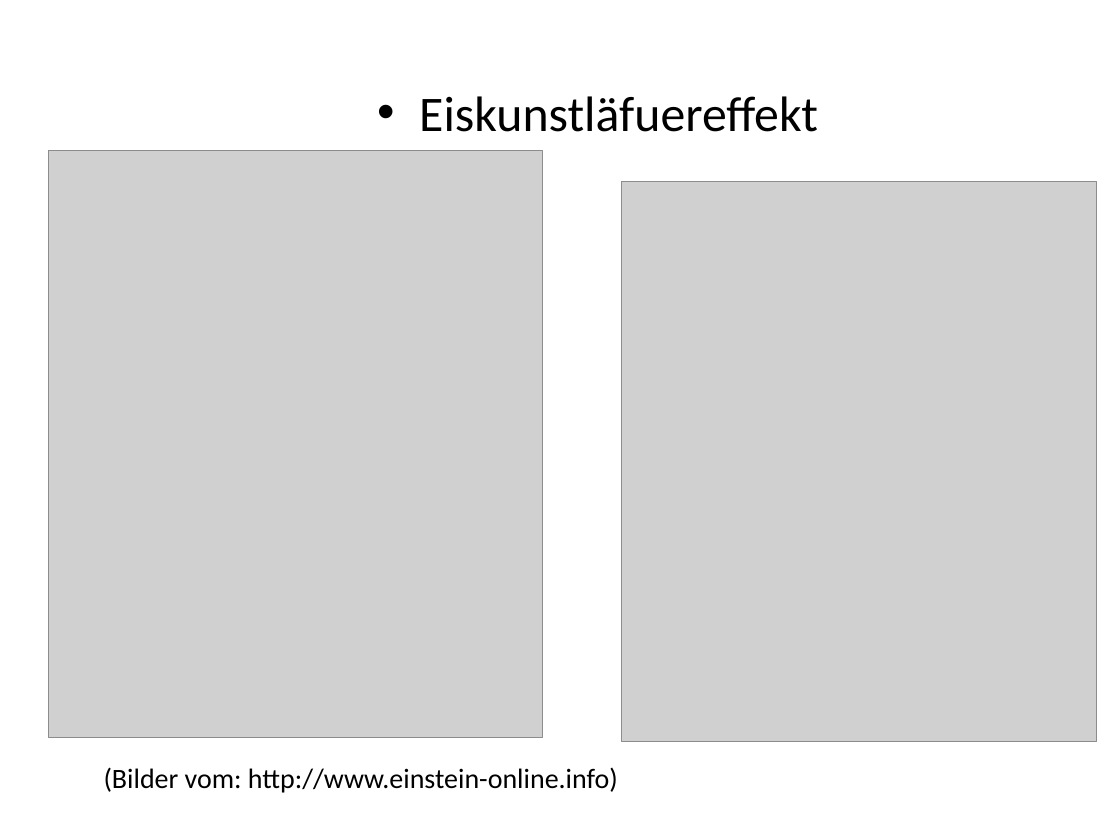
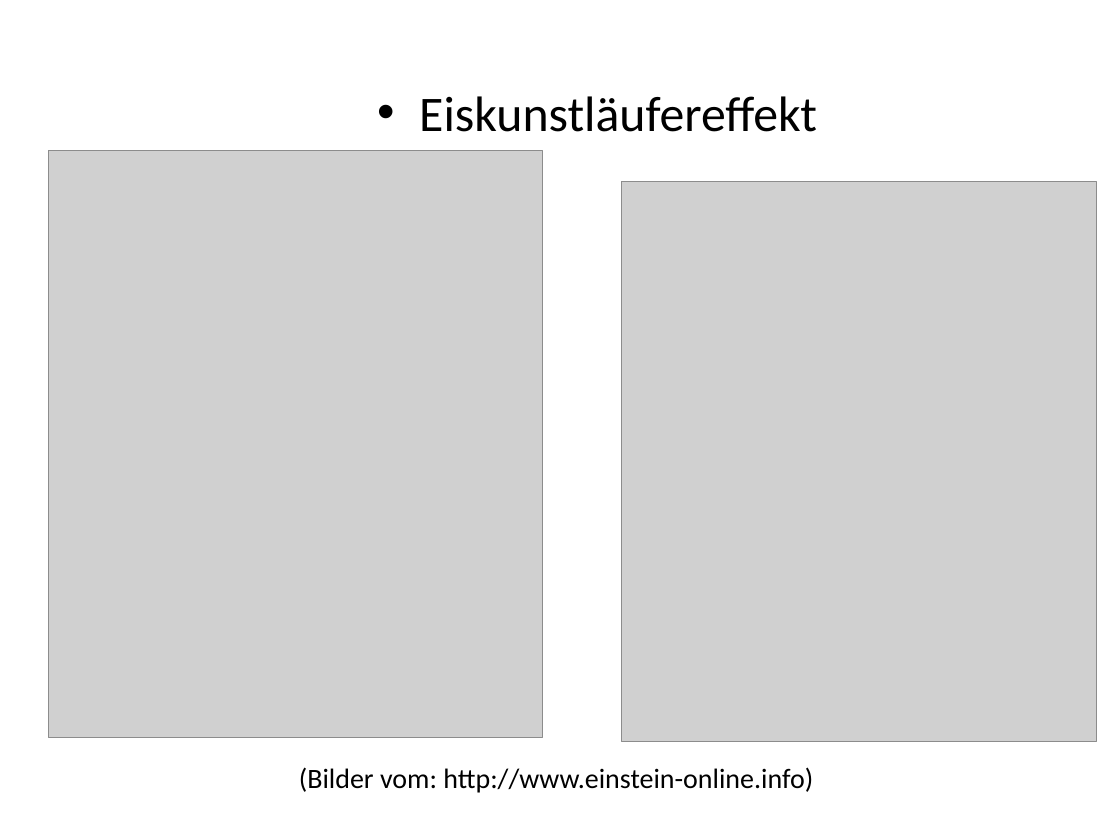
Before and after one commit to keale/Physik_in_Aikido, a slide deck: slide 11 of LNdW2013 physik in Aikido/LNdW2013 Physik in Aikido.pptx (slide 12 before the commit). Drawn at 1120x840 pixels with LibreOffice and Linux fonts; fonts in the diff are those of the drawing; grey boxes stand for pictures; background and template pictures are left out. Boxes give left, top, right and bottom in pixels: in the first picture for what was removed or moved away, otherwise in the second. Text is boxed around its words. In the diff, an @@ line names an element or a change of style, - is before the commit and + after.

```diff
--- a/LNdW2013 physik in Aikido/LNdW2013 Physik in Aikido.pptx
+++ b/LNdW2013 physik in Aikido/LNdW2013 Physik in Aikido.pptx
@@ text at bbox=[419, 96, 817, 132]: text changed @@
-• Eiskunstläfuereffekt
+• Eiskunstläufereffekt
@@ text "(Bilder vom: http://www.einstein-online.info)": place and size @@
-text "(Bilder vom: http://www.einstein-online.info)" at bbox=[104, 767, 618, 793]
+text "(Bilder vom: http://www.einstein-online.info)" at bbox=[299, 767, 813, 793]
```
Also in this commit, not shown: 4 other slides changed, 2 slides removed.
